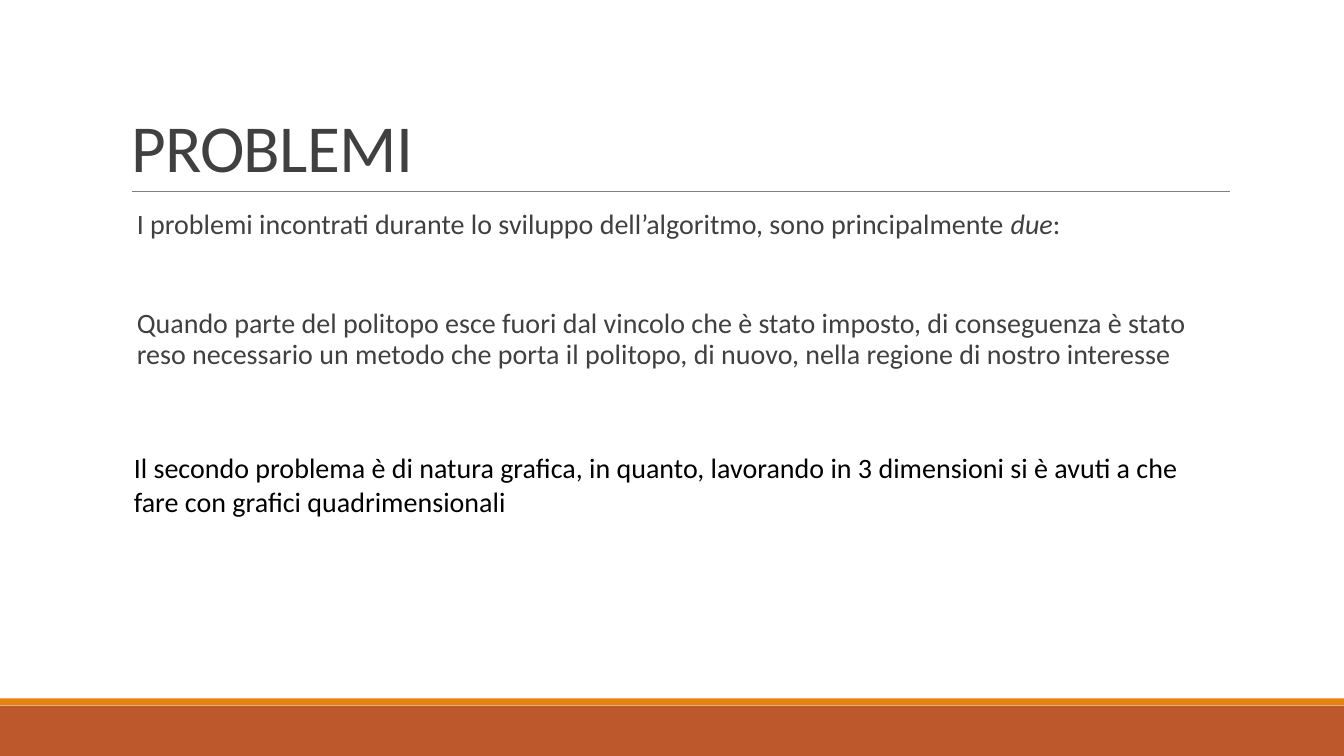
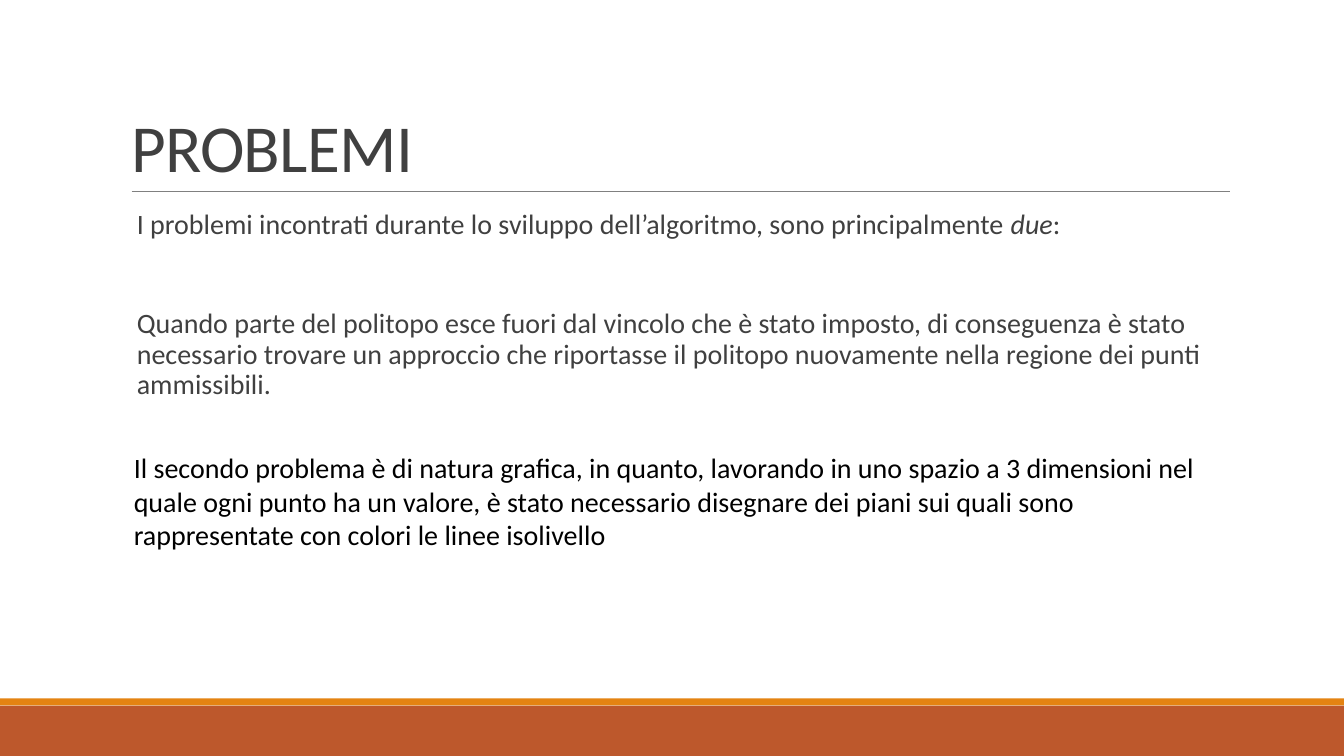
Before and after one commit to baldimario/Simplex, a slide deck: slide 11 of IDENTICAZIONE SISTEMA DI CARICHE PUNTIFORMI DA MISURE DI.pptx. Drawn at 1344x756 pixels with LibreOffice and Linux fonts; fonts in the diff are those of the drawing. Boxes give left, top, right and bottom in pixels: in the first picture for what was removed or moved away, otherwise in the second. Text is boxed around its words. In the diff, an @@ line names an element or a change of style, - is before the commit and + after.

Commit message:
Aggiornamenti slide e relazione
Slide aggiornata col nuovo problema.
Relazione aggiornata col nuovo problema con nuova funzione di costo, formulazioni e notazioni suggerite dal professore.
TODO: integrare nella relazione i nuovi esperimenti.

```diff
--- a/IDENTICAZIONE SISTEMA DI CARICHE PUNTIFORMI DA MISURE DI.pptx
+++ b/IDENTICAZIONE SISTEMA DI CARICHE PUNTIFORMI DA MISURE DI.pptx
@@ text at (x1=137, y1=313, x2=1200, y2=394): text changed @@
-  Quando parte del politopo esce fuori dal vincolo che è stato imposto, di conseguenza è stato reso necessario un metodo che porta il politopo, di nuovo, nella regione di nostro interesse
+  Quando parte del politopo esce fuori dal vincolo che è stato imposto, di conseguenza è stato necessario trovare un approccio che riportasse il politopo nuovamente nella regione dei punti ammissibili.
@@ text at (x1=134, y1=458, x2=1193, y2=550): text changed @@
-Il secondo problema è di natura grafica, in quanto, lavorando in 3 dimensioni si è avuti a che fare con grafici quadrimensionali
+Il secondo problema è di natura grafica, in quanto, lavorando in uno spazio a 3 dimensioni nel quale ogni punto ha un valore, è stato necessario disegnare dei piani sui quali sono rappresentate con colori le linee isolivello
```
Also in this commit, not shown: 5 other slides changed, 1 other file.
